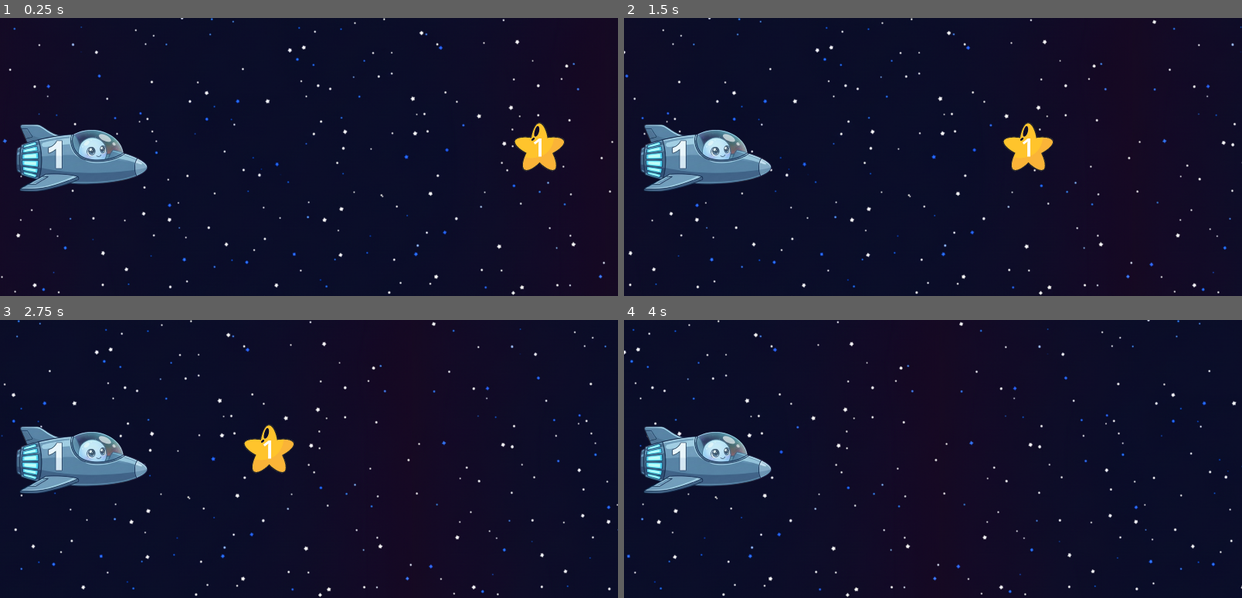
Above: before the commit, frames 1-4 (two rows, left to right).
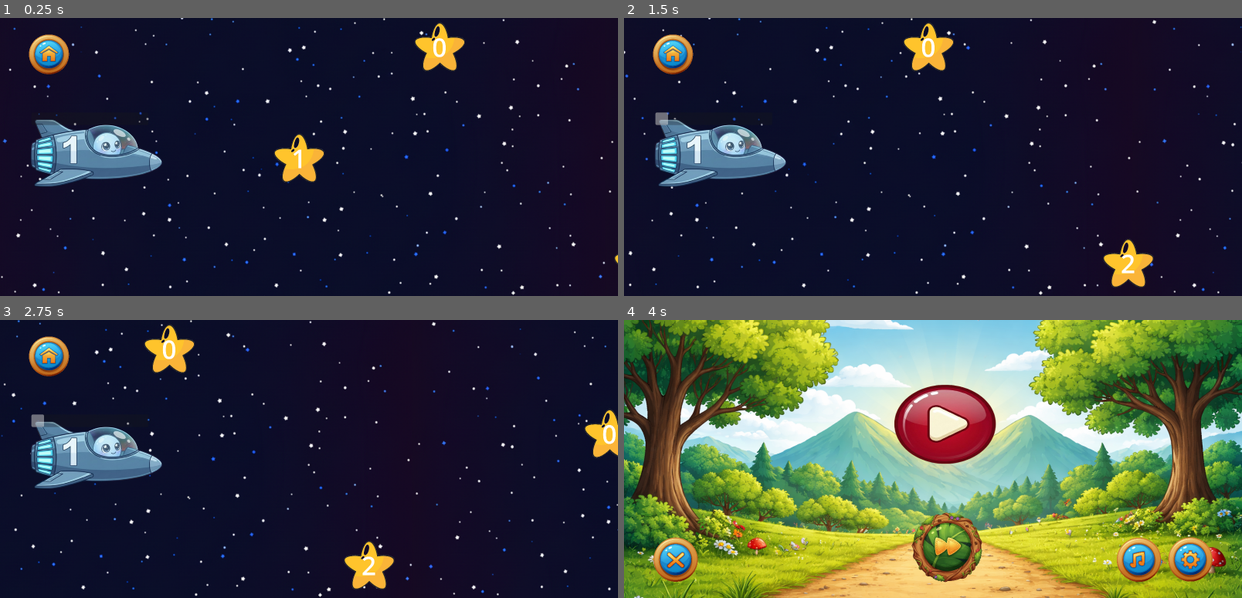
Above: after the commit, the same moments.

Repository: PramodCody/Kids_Classium
Game: Godot game, scene res://04_Collect_Game/scenes/collecting_1.tscn
Same seed, same stepped clock (60 frames per second), same inputs: the game is played once before the commit and once after it. This scene is started directly instead of the project's main scene. Sound files missing from this copy of the repository are replaced by a short silence.
Inputs (mouse positions are in pixels of both pictures, inside the frame that each line leads up to):
- Up to frame 1 (0.25 s): no input
- Up to frame 2 (1.5 s): click (673, 54) at 0.52 s; click (673, 54) at 1.27 s
- Up to frame 3 (2.75 s): click (49, 356) at 2.02 s
- Up to frame 4 (4 s): move the mouse to (1068, 445) at 2.77 s; click (1068, 445) at 2.92 s; click (951, 547) at 3.52 s

The runs differ from the first frame. In frame 1, 6.6% of the frame differs, in the area x 2-100%, y 1-89%; in frame 2, 6.7%; in frame 3, 7.2%; in frame 4, 100%, in the area x 0-100%, y 0-100%.
Error after the commit: Cannot call method 'change_scene_to_file' on a null value. (res://00_Global_Commons/scripts/home_button.gd:28)

Commit message:
Collect_Game Prototype Completed

Diff:
--- a/01_Main_Screen/02_Levels_Collection/scenes/levels_collection.tscn
+++ b/01_Main_Screen/02_Levels_Collection/scenes/levels_collection.tscn
@@ -72,5 +72,6 @@
 
 [connection signal="pressed" from="TextureRect/Button" to="." method="_on_button_pressed"]
 [connection signal="pressed" from="TextureRect/Button2" to="." method="_on_button_2_pressed"]
+[connection signal="pressed" from="TextureRect/Button3" to="." method="_on_button_3_pressed"]
 [connection signal="button_down" from="Home_Button" to="Home_Button" method="_on_button_down"]
 [connection signal="button_up" from="Home_Button" to="Home_Button" method="_on_button_up"]
--- a/01_Main_Screen/02_Levels_Collection/scripts/levels_collection.gd
+++ b/01_Main_Screen/02_Levels_Collection/scripts/levels_collection.gd
@@ -7,3 +7,7 @@
 
 func _on_button_2_pressed() -> void:
 	get_tree().change_scene_to_file("res://03_Pop_Game/scenes/Poping_1.tscn")
+
+
+func _on_button_3_pressed() -> void:
+	get_tree().change_scene_to_file("res://04_Collect_Game/scenes/collecting_1.tscn")
--- a/04_Collect_Game/commons/twinkle_star.gd
+++ b/04_Collect_Game/commons/twinkle_star.gd
@@ -1,14 +1,20 @@
 extends Sprite2D
 signal star_status
+signal target_star_status
 
-func star_move_back():
-	position.x -= 7
+
+func _ready() -> void:
+	$Number.text = str(randi_range(0, 2))
 
 func _process(delta: float) -> void:
-	star_move_back()
+	position.x -= 7
+	if position.x < 0:
+		star_status.emit()
+		queue_free()
 
 
 func _on_area_2d_body_entered(body: Node2D) -> void:
 	if body is CharacterBody2D:
-		print("SpaceShip Touched Star")
-		queue_free()
+		if $Number.text == "1":
+			target_star_status.emit()
+			queue_free()
--- a/04_Collect_Game/scenes/collecting_1.tscn
+++ b/04_Collect_Game/scenes/collecting_1.tscn
@@ -1,9 +1,16 @@
-[gd_scene load_steps=6 format=3 uid="uid://drbwua7fkpilt"]
+[gd_scene load_steps=13 format=3 uid="uid://drbwua7fkpilt"]
 
 [ext_resource type="Script" uid="uid://dmmnoc0e6br32" path="res://04_Collect_Game/scripts/parallax_background.gd" id="1_dw6ni"]
 [ext_resource type="Script" uid="uid://b1styvwc5bon3" path="res://04_Collect_Game/scripts/collecting_1.gd" id="1_iuka7"]
 [ext_resource type="Texture2D" uid="uid://cg878eas47x6" path="res://04_Collect_Game/assests/images/SpaceShip.png" id="2_dw6ni"]
 [ext_resource type="Texture2D" uid="uid://eoxgga2kyh6n" path="res://04_Collect_Game/assests/images/Space_Background.png" id="2_iuka7"]
+[ext_resource type="Texture2D" uid="uid://ddl1lxmss11g7" path="res://01_Main_Screen/01_Menu_Screen/assests/images/Retry_Button.png" id="5_k3vmt"]
+[ext_resource type="Script" uid="uid://f672qfeu3vap" path="res://00_Global_Commons/scripts/retry_button.gd" id="6_pi6db"]
+[ext_resource type="Texture2D" uid="uid://cdpda6p7rl51a" path="res://01_Main_Screen/01_Menu_Screen/assests/images/Next_Button.png" id="7_ily1m"]
+[ext_resource type="Script" uid="uid://ctl5iy8316l1o" path="res://00_Global_Commons/scripts/next_button.gd" id="8_ow6de"]
+[ext_resource type="Texture2D" uid="uid://do451oqvtmxxh" path="res://01_Main_Screen/01_Menu_Screen/assests/images/Home_Button.png" id="9_olvfr"]
+[ext_resource type="Script" uid="uid://f80gok7fjyoh" path="res://00_Global_Commons/scripts/home_button.gd" id="10_wt0co"]
+[ext_resource type="AudioStream" uid="uid://b2wofwutebcjk" path="res://01_Main_Screen/01_Menu_Screen/assests/sounds/Button_Sound.mp3" id="11_2736g"]
 
 [sub_resource type="CapsuleShape2D" id="CapsuleShape2D_iuka7"]
 radius = 105.999695
@@ -34,6 +41,7 @@
 metadata/_edit_use_anchors_ = true
 
 [node name="CharacterBody2D" type="CharacterBody2D" parent="."]
+position = Vector2(57, -19)
 metadata/_edit_group_ = true
 
 [node name="Sprite2D" type="Sprite2D" parent="CharacterBody2D"]
@@ -44,3 +52,70 @@
 position = Vector2(304.00003, 542)
 rotation = -1.5681688
 shape = SubResource("CapsuleShape2D_iuka7")
+
+[node name="ProgressBar" type="ProgressBar" parent="CharacterBody2D"]
+offset_left = 65.0
+offset_top = 386.0
+offset_right = 519.0
+offset_bottom = 435.0
+max_value = 10.0
+rounded = true
+show_percentage = false
+
+[node name="Level_Control" type="Control" parent="."]
+layout_mode = 1
+anchors_preset = 15
+anchor_right = 1.0
+anchor_bottom = 1.0
+grow_horizontal = 2
+grow_vertical = 2
+mouse_filter = 1
+metadata/_edit_use_anchors_ = true
+metadata/_edit_group_ = true
+
+[node name="Retry_Button" type="TextureButton" parent="Level_Control"]
+modulate = Color(1, 1, 1, 0.78431374)
+layout_mode = 0
+offset_left = 1900.0
+offset_top = 830.0
+offset_right = 2100.0
+offset_bottom = 1030.0
+texture_normal = ExtResource("5_k3vmt")
+ignore_texture_size = true
+stretch_mode = 4
+script = ExtResource("6_pi6db")
+Target_Scene = "res://04_Collect_Game/scenes/collecting_1.tscn"
+
+[node name="Next_Button" type="TextureButton" parent="Level_Control"]
+modulate = Color(1, 1, 1, 0.78431374)
+layout_mode = 0
+offset_left = 2100.0
+offset_top = 830.0
+offset_right = 2300.0
+offset_bottom = 1030.0
+texture_normal = ExtResource("7_ily1m")
+ignore_texture_size = true
+stretch_mode = 4
+script = ExtResource("8_ow6de")
+
+[node name="Home_Button" type="TextureButton" parent="Level_Control"]
+layout_mode = 0
+offset_left = 100.0
+offset_top = 50.0
+offset_right = 280.0
+offset_bottom = 230.0
+texture_normal = ExtResource("9_olvfr")
+ignore_texture_size = true
+stretch_mode = 4
+script = ExtResource("10_wt0co")
+
+[node name="Button_Sound" type="AudioStreamPlayer2D" parent="Level_Control"]
+stream = ExtResource("11_2736g")
+
+[connection signal="gui_input" from="." to="." method="_on_gui_input"]
+[connection signal="button_down" from="Level_Control/Retry_Button" to="Level_Control/Retry_Button" method="_on_button_down"]
+[connection signal="button_up" from="Level_Control/Retry_Button" to="Level_Control/Retry_Button" method="_on_button_up"]
+[connection signal="button_down" from="Level_Control/Next_Button" to="Level_Control/Next_Button" method="_on_button_down"]
+[connection signal="button_up" from="Level_Control/Next_Button" to="Level_Control/Next_Button" method="_on_button_up"]
+[connection signal="button_down" from="Level_Control/Home_Button" to="Level_Control/Home_Button" method="_on_button_down"]
+[connection signal="button_up" from="Level_Control/Home_Button" to="Level_Control/Home_Button" method="_on_button_up"]
--- a/04_Collect_Game/scripts/collecting_1.gd
+++ b/04_Collect_Game/scripts/collecting_1.gd
@@ -1,12 +1,55 @@
 extends Control
 
+var random_position_1 = Vector2(randf_range(1000, 1300), randf_range(100, 980))
+var random_position_2 = Vector2(randf_range(1600, 1900), randf_range(100, 980))
+var random_position_3 = Vector2(randf_range(2400, 2700), randf_range(100, 980))
+
+@onready var progress_bar = $CharacterBody2D/ProgressBar
 var star_template = preload("res://04_Collect_Game/commons/twinkle_star.tscn")
-var is_star_collided : bool
 
-func spawn_star():
+func spawn_star(pos : Vector2):
 	var new_star = star_template.instantiate()
 	add_child(new_star)
-	new_star.position = Vector2(2200, 500)
+	new_star.star_status.connect(on_star_out_of_reach)
+	new_star.target_star_status.connect(on_spaceship_collision_with_target_star)
+	new_star.position = pos
+
+func on_star_out_of_reach():
+	if progress_bar.value >= 10:
+		return
+	spawn_star(Vector2(randf_range(2400, 3500), randf_range(200, 880)))
+
+
+func on_spaceship_collision_with_target_star():
+	progress_bar.value += 1
+	if progress_bar.value == 10:
+		$Level_Control/Retry_Button.show_with_fade()
+		$Level_Control/Next_Button.show_with_fade()
+		return
+	spawn_star(Vector2(randf_range(2400, 3500), randf_range(200, 880)))
+
 
 func _ready() -> void:
-	spawn_star()
+	spawn_star(random_position_1)
+	spawn_star(random_position_2)
+	spawn_star(random_position_3)
+
+func spaceship_up():
+	var tween = create_tween()
+	tween.tween_property($CharacterBody2D, "position:y", $CharacterBody2D.position.y - 60, 0.1)
+	tween.set_ease(Tween.EASE_OUT)
+	tween.set_trans(Tween.TRANS_CUBIC)
+
+func spaceship_down():
+	var tween = create_tween()
+	tween.tween_property($CharacterBody2D, "position:y", $CharacterBody2D.position.y + 60, 0.1)
+	tween.set_ease(Tween.EASE_OUT)
+	tween.set_trans(Tween.TRANS_CUBIC)
+
+
+func _on_gui_input(event: InputEvent) -> void:
+	if event is InputEventScreenDrag:
+		if event.relative.y < -5: #UP   #-ve -10 for a little mistake forgiveness
+			spaceship_up()
+		if event.relative.y > 5: #DOWN   #+ve
+			spaceship_down()
Not shown, changed: Kids_Classium.apk
Not shown, changed: Kids_Classium.apk.idsig
